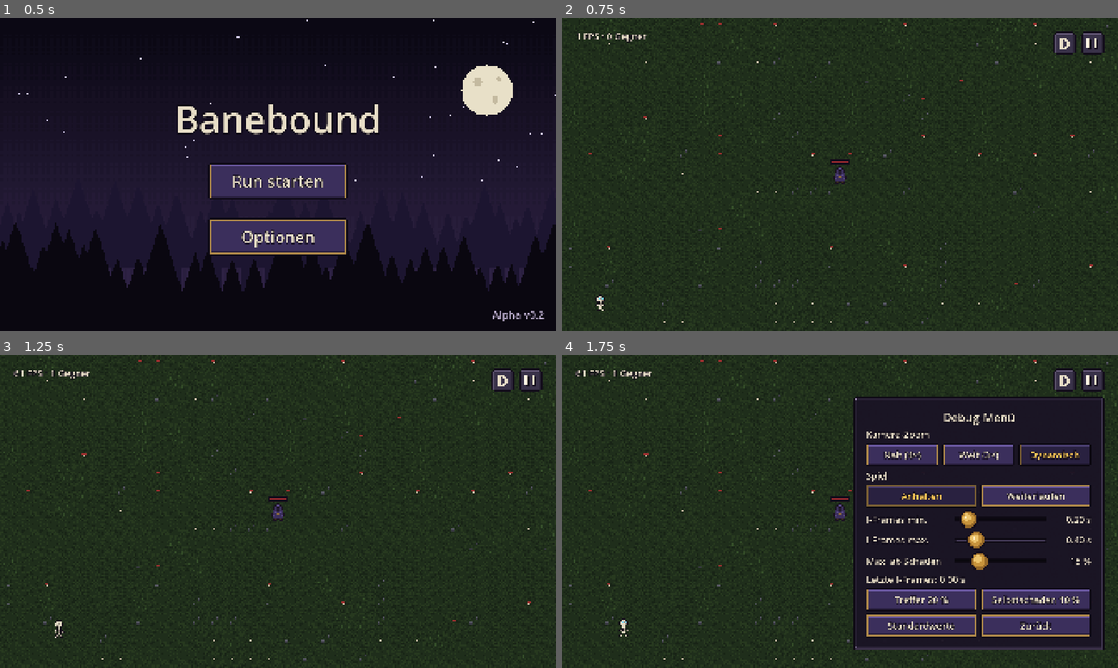
Above: before the commit, frames 1-4 (two rows, left to right).
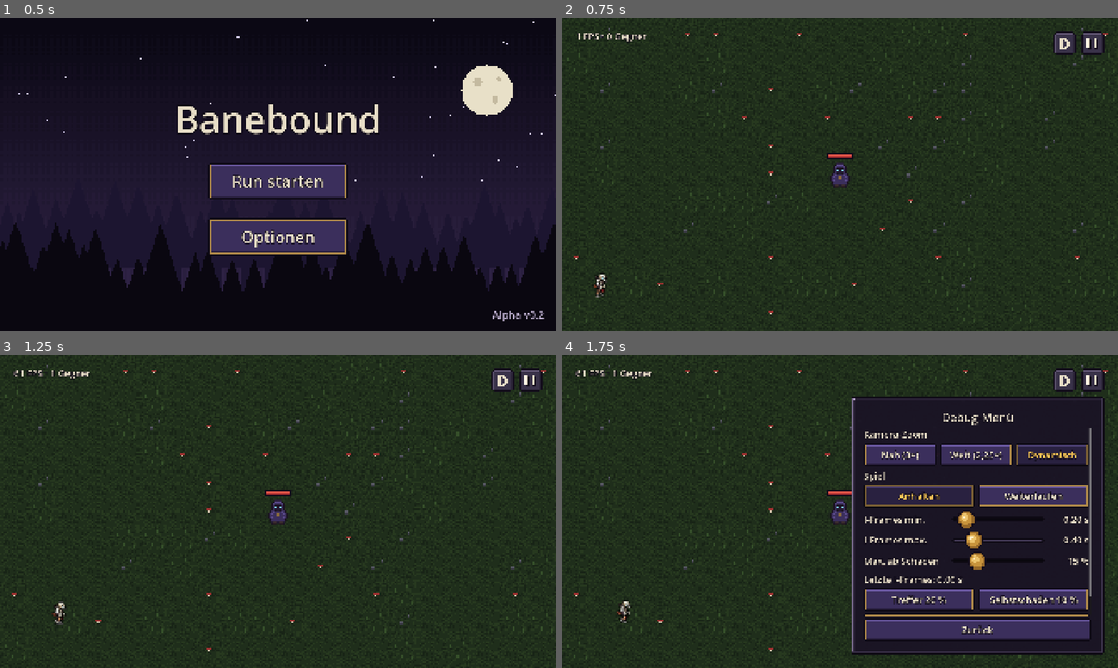
Above: after the commit, the same moments.

Repository: Slydee23/android-bullet-heaven
Game: Godot game, scene res://ui/main_menu.tscn
Same seed, same stepped clock (60 frames per second), same inputs: the game is played once before the commit and once after it.
Inputs (mouse positions are in pixels of both pictures, inside the frame that each line leads up to):
- Up to frame 1 (0.5 s): no input
- Up to frame 2 (0.75 s): click "Run starten" at 0.5 s
- Up to frame 3 (1.25 s): no input
- Up to frame 4 (1.75 s): click (1062, 380) at 1.25 s

Frame 1 is identical in both runs. In frame 2, 1.8% of the frame differs, in the area x 0-100%, y 0-98%; in frame 3, 1.8%; in frame 4, 8.3%.

Commit message:
M3: switch to 32x32 sprites
- 32x32 world sprites (hero/ground placeholders upscaled, Pixellab skeleton), 64x64 props
- Camera zoom 3x (near) to 2.25x (far), distances and speeds scaled by 4/3
- Sharp-pixel shader material for hero and enemies
- Remove temporary 16/32 comparison code from debug menu
- PLAN.md: resolution decision and asset table

Co-Authored-By: Claude Opus 5.5 <noreply@anthropic.com>

Diff:
--- /dev/null
+++ b/assets/shaders/sharp_pixel.gdshader
@@ -0,0 +1,20 @@
+shader_type canvas_item;
+// Scharfe Pixel bei krummen Zoomstufen (z. B. 1,75×): Jeder Bildpixel bleibt eine feste Farbe,
+// nur der Übergang zwischen zwei Bildpixeln wird über genau einen Bildschirmpunkt weich gerechnet.
+// So sind alle Pixel gleich breit, statt abwechselnd 1 und 2 Bildschirmpunkte.
+// Voraussetzung: Der Node, der den Shader nutzt, hat den Texturfilter „Linear“.
+
+varying vec4 modulate;
+
+void vertex() {
+	modulate = COLOR;
+}
+
+void fragment() {
+	vec2 size = vec2(textureSize(TEXTURE, 0));
+	vec2 pixel = UV * size;
+	vec2 seam = floor(pixel + 0.5);
+	vec2 screen_step = max(fwidth(pixel), vec2(0.0001));
+	pixel = seam + clamp((pixel - seam) / screen_step, -0.5, 0.5);
+	COLOR = texture(TEXTURE, pixel / size) * modulate;
+}
--- /dev/null
+++ b/assets/shaders/sharp_pixel_material.tres
@@ -0,0 +1,6 @@
+[gd_resource type="ShaderMaterial" format=3]
+
+[ext_resource type="Shader" path="res://assets/shaders/sharp_pixel.gdshader" id="1_shader"]
+
+[resource]
+shader = ExtResource("1_shader")
--- a/data/enemies/skeleton.tres
+++ b/data/enemies/skeleton.tres
@@ -7,7 +7,9 @@
 script = ExtResource("1_script")
 id = &"skeleton"
 walk_texture = ExtResource("2_walk")
-speed = 40.0
+frame_width = 32
+animation_fps = 5.0
+speed = 53.0
 max_hp = 10.0
 contact_damage = 5.0
-radius = 5.0
+radius = 10.0
--- a/localization/translations.csv
+++ b/localization/translations.csv
@@ -30,8 +30,8 @@
 DEBUG_FPS,%d FPS · %d Gegner
 DEBUG_TITLE,Debug-Menü
 DEBUG_CAMERA_ZOOM,Kamera-Zoom
-DEBUG_ZOOM_NEAR,Nah (4×)
-DEBUG_ZOOM_FAR,Weit (3×)
+DEBUG_ZOOM_NEAR,Nah (3×)
+DEBUG_ZOOM_FAR,"Weit (2,25×)"
 DEBUG_ZOOM_DYNAMIC,Dynamisch
 DEBUG_GAME_STATE,Spiel
 DEBUG_GAME_PAUSED,Anhalten
--- a/scenes/player.tscn
+++ b/scenes/player.tscn
@@ -6,21 +6,25 @@
 [ext_resource type="Texture2D" path="res://assets/ui/bar_frame.png" id="4_bar_frame"]
 [ext_resource type="Texture2D" path="res://assets/ui/bar_fill.png" id="5_bar_fill"]
 [ext_resource type="Resource" path="res://data/combat/player_iframes.tres" id="6_iframes"]
+[ext_resource type="Material" path="res://assets/shaders/sharp_pixel_material.tres" id="7_sharp"]
 
 [node name="Player" type="Node2D"]
 script = ExtResource("1_script")
 base_iframe_rule = ExtResource("6_iframes")
 
 [node name="Sprite2D" type="Sprite2D" parent="."]
-position = Vector2(0, -7)
+texture_filter = 2
+material = ExtResource("7_sharp")
+position = Vector2(0, -15)
 texture = ExtResource("2_idle")
 hframes = 4
 
 [node name="HealthBar" type="TextureProgressBar" parent="."]
-offset_left = -8.0
-offset_top = -20.0
-offset_right = 8.0
-offset_bottom = -16.0
+offset_left = -16.0
+offset_top = -40.0
+offset_right = 0.0
+offset_bottom = -36.0
+scale = Vector2(2, 2)
 mouse_filter = 2
 step = 0.1
 texture_under = ExtResource("4_bar_frame")
@@ -28,8 +32,8 @@
 texture_progress_offset = Vector2(1, 1)
 
 [node name="Camera2D" type="Camera2D" parent="."]
-position = Vector2(0, -7)
-zoom = Vector2(4, 4)
+position = Vector2(0, -15)
+zoom = Vector2(3, 3)
 script = ExtResource("3_camera")
 position_smoothing_enabled = true
 position_smoothing_speed = 8.0
--- a/scenes/run.tscn
+++ b/scenes/run.tscn
@@ -6,6 +6,7 @@
 [ext_resource type="Texture2D" path="res://assets/ui/pause_button.png" id="4_pause"]
 [ext_resource type="Script" path="res://scripts/enemy_manager.gd" id="5_enemies"]
 [ext_resource type="Texture2D" path="res://assets/ui/debug_button.png" id="6_debug"]
+[ext_resource type="Material" path="res://assets/shaders/sharp_pixel_material.tres" id="7_sharp"]
 
 [node name="Run" type="Node2D" unique_id=439059942]
 script = ExtResource("1_script")
@@ -15,6 +16,8 @@
 [node name="Props" type="Node2D" parent="." unique_id=561007299]
 
 [node name="EnemyManager" type="Node2D" parent="."]
+texture_filter = 2
+material = ExtResource("7_sharp")
 script = ExtResource("5_enemies")
 
 [node name="Player" parent="." unique_id=1281301606 instance=ExtResource("2_player")]
--- a/scripts/enemy_data.gd
+++ b/scripts/enemy_data.gd
@@ -5,9 +5,11 @@
 @export var id := &""
 ## Lauf-Animation als horizontaler Streifen (Frame-Anzahl = Bildbreite ÷ frame_width)
 @export var walk_texture: Texture2D
-@export var frame_width := 16
+@export var frame_width := 32
 @export var animation_fps := 6.0
-## Laufgeschwindigkeit in Welt-Pixeln pro Sekunde (Held: 90)
+## Größe eines Bildpixels in Welt-Pixeln (1 = normal, z. B. 2 für einen doppelt so großen Boss)
+@export var draw_scale := 1.0
+## Laufgeschwindigkeit in Welt-Pixeln pro Sekunde (Held: 120)
 @export var speed := 40.0
 @export var max_hp := 10.0
 @export var contact_damage := 5.0
@@ -16,4 +18,4 @@
 ## Zusätzlicher Abstand zum Helden, aus dem angegriffen wird (0 = Nahkampf, also bei Berührung)
 @export var attack_range := 0.0
 ## Körperradius in Welt-Pixeln um die Füße: Abstand zu anderen Gegnern und zum Helden, Trefferfläche
-@export var radius := 5.0
+@export var radius := 10.0
--- a/scripts/enemy_manager.gd
+++ b/scripts/enemy_manager.gd
@@ -16,7 +16,7 @@
 ## Maximal gleichzeitig lebende Gegner (M3: fester Wert, ab M7 aus den Wellen)
 const MAX_ALIVE := 60
 ## So weit außerhalb des sichtbaren Bereichs erscheinen neue Gegner (Welt-Pixel)
-const SPAWN_MARGIN := 24.0
+const SPAWN_MARGIN := 32.0
 const SPAWN_ATTEMPTS := 8
 ## Spielraum, ab dem ein stehender Gegner den Helden noch erreicht (Welt-Pixel)
 const ATTACK_TOLERANCE := 1.0
@@ -190,7 +190,7 @@
 		var frames := maxi(1, int(texture.get_width() / float(data.frame_width)))
 		var frame := int((_time + _anim_offsets[i]) * data.animation_fps) % frames
 		var source := Rect2(Vector2(frame * data.frame_width, 0), frame_size)
-		var flip_scale := Vector2(-1.0 if _flipped[i] else 1.0, 1.0)
+		var flip_scale := Vector2(-1.0 if _flipped[i] else 1.0, 1.0) * data.draw_scale
 		draw_set_transform(_positions[i], 0.0, flip_scale)
 		# Die Position sind die Füße: Das Bild steht unten bündig darauf
 		var frame_rect := Rect2(Vector2(-frame_size.x * 0.5, 1.0 - frame_size.y), frame_size)
--- a/scripts/pixel_ui.gd
+++ b/scripts/pixel_ui.gd
@@ -1,7 +1,7 @@
 ## Hilfsfunktionen für Pixel-Art-UI: vergrößert kleine UI-Texturen pixelgenau
 ## und baut daraus das gemeinsame Theme für alle Menüs.
 
-## UI-Texturen werden wie die Spielwelt 4× vergrößert
+## UI-Texturen werden 4× vergrößert
 const UI_SCALE := 4
 
 const BUTTON_TEXTURE := preload("res://assets/ui/button.png")
--- a/scripts/player.gd
+++ b/scripts/player.gd
@@ -7,7 +7,7 @@
 signal died
 
 ## Breite eines Animationsframes im Spritesheet (Pixel)
-const FRAME_WIDTH := 16
+const FRAME_WIDTH := 32
 const ANIMATION_FPS := 8.0
 ## Wie schnell der Held während der Unverwundbarkeit blinkt (Sekunden pro Phase)
 const BLINK_INTERVAL := 0.08
@@ -21,10 +21,10 @@
 const RUN_TEXTURE := preload("res://assets/sprites/characters/hero_run.png")
 
 ## Laufgeschwindigkeit in Welt-Pixeln pro Sekunde
-@export var speed := 90.0
+@export var speed := 120.0
 @export var max_hp := 100.0
 ## Körperradius in Welt-Pixeln um die Füße: Bis hierhin kommen Gegner heran
-@export var body_radius := 5.0
+@export var body_radius := 10.0
 ## Wie lange der Held nach einem Treffer unverwundbar ist
 @export var base_iframe_rule: IFrameRule
 
--- a/scripts/run.gd
+++ b/scripts/run.gd
@@ -1,10 +1,10 @@
 extends Node2D
 ## Run-Szene: baut die Wald-Arena auf und richtet Spieler und Kamera ein.
 
-const TILE_SIZE := 16
-const PROP_SIZE := 32
-## Arena-Größe in Kacheln (60×40 Kacheln = 960×640 Welt-Pixel)
-const ARENA_TILES := Vector2i(60, 40)
+const TILE_SIZE := 32
+const PROP_SIZE := 64
+## Arena-Größe in Kacheln (40×28 Kacheln = 1280×896 Welt-Pixel)
+const ARENA_TILES := Vector2i(40, 28)
 ## Anteil der Bodenkacheln mit der ersten (häufigsten) Variante
 const MAIN_GROUND_SHARE := 0.7
 
--- a/scripts/run_camera.gd
+++ b/scripts/run_camera.gd
@@ -4,8 +4,9 @@
 ## Innerhalb einer Wave zoomt sie nie wieder herein (sonst „pumpt“ das Bild beim Töten von Gegnern).
 
 ## Kamera-Zoom-Stufen: Nah zeigt weniger, Weit mehr Spielwelt
-const ZOOM_NEAR := 4.0
-const ZOOM_FAR := 3.0
+## (32×32-Figuren: Nah = 96, Weit = 72 Bildschirmpixel hoch)
+const ZOOM_NEAR := 3.0
+const ZOOM_FAR := 2.25
 ## Wie schnell sich der Zoom dem Ziel nähert (klein = langsam und weich)
 const ZOOM_SPEED := 0.4
 
--- a/scripts/settings.gd
+++ b/scripts/settings.gd
@@ -18,7 +18,7 @@
 const MAX_IFRAME_SHARE := 0.5
 ## Kein Testwert gesetzt: Es gilt data/combat/player_iframes.tres
 const IFRAME_NOT_SET := -1.0
-## Kamera-Zoom zum Vergleichen (Debug-Menü): Nah 4×, Weit 3×, Dynamisch nach Gegnerdruck (siehe RunCamera)
+## Kamera-Zoom zum Vergleichen (Debug-Menü): Nah 3×, Weit 2,25×, Dynamisch nach Gegnerdruck (siehe RunCamera)
 enum CameraZoomMode { NEAR, FAR, DYNAMIC }
 
 var joystick_mode := JoystickMode.FLOATING
--- a/ui/debug_menu.tscn
+++ b/ui/debug_menu.tscn
@@ -19,14 +19,16 @@
 
 [node name="Panel" type="PanelContainer" parent="." groups=["joystick_blocker"]]
 layout_mode = 1
-anchors_preset = 1
+anchors_preset = 11
 anchor_left = 1.0
 anchor_right = 1.0
+anchor_bottom = 1.0
 offset_left = -48.0
 offset_top = 144.0
 offset_right = -48.0
-offset_bottom = 144.0
+offset_bottom = -48.0
 grow_horizontal = 0
+grow_vertical = 2
 
 [node name="Content" type="VBoxContainer" parent="Panel"]
 layout_mode = 2
@@ -38,15 +40,25 @@
 text = "DEBUG_TITLE"
 horizontal_alignment = 1
 
-[node name="ZoomLabel" type="Label" parent="Panel/Content"]
+[node name="Scroll" type="ScrollContainer" parent="Panel/Content"]
+layout_mode = 2
+size_flags_vertical = 3
+horizontal_scroll_mode = 0
+
+[node name="Rows" type="VBoxContainer" parent="Panel/Content/Scroll"]
+layout_mode = 2
+size_flags_horizontal = 3
+theme_override_constants/separation = 8
+
+[node name="ZoomLabel" type="Label" parent="Panel/Content/Scroll/Rows"]
 layout_mode = 2
 text = "DEBUG_CAMERA_ZOOM"
 
-[node name="ZoomButtons" type="HBoxContainer" parent="Panel/Content"]
+[node name="ZoomButtons" type="HBoxContainer" parent="Panel/Content/Scroll/Rows"]
 layout_mode = 2
 theme_override_constants/separation = 12
 
-[node name="ZoomNearButton" type="Button" parent="Panel/Content/ZoomButtons"]
+[node name="ZoomNearButton" type="Button" parent="Panel/Content/Scroll/Rows/ZoomButtons"]
 unique_name_in_owner = true
 layout_mode = 2
 size_flags_horizontal = 3
@@ -54,7 +66,7 @@
 button_group = SubResource("ButtonGroup_zoom")
 text = "DEBUG_ZOOM_NEAR"
 
-[node name="ZoomFarButton" type="Button" parent="Panel/Content/ZoomButtons"]
+[node name="ZoomFarButton" type="Button" parent="Panel/Content/Scroll/Rows/ZoomButtons"]
 unique_name_in_owner = true
 layout_mode = 2
 size_flags_horizontal = 3
@@ -62,7 +74,7 @@
 button_group = SubResource("ButtonGroup_zoom")
 text = "DEBUG_ZOOM_FAR"
 
-[node name="ZoomDynamicButton" type="Button" parent="Panel/Content/ZoomButtons"]
+[node name="ZoomDynamicButton" type="Button" parent="Panel/Content/Scroll/Rows/ZoomButtons"]
 unique_name_in_owner = true
 layout_mode = 2
 size_flags_horizontal = 3
@@ -70,15 +82,15 @@
 button_group = SubResource("ButtonGroup_zoom")
 text = "DEBUG_ZOOM_DYNAMIC"
 
-[node name="GameLabel" type="Label" parent="Panel/Content"]
+[node name="GameLabel" type="Label" parent="Panel/Content/Scroll/Rows"]
 layout_mode = 2
 text = "DEBUG_GAME_STATE"
 
-[node name="GameButtons" type="HBoxContainer" parent="Panel/Content"]
+[node name="GameButtons" type="HBoxContainer" parent="Panel/Content/Scroll/Rows"]
 layout_mode = 2
 theme_override_constants/separation = 12
 
-[node name="GamePausedButton" type="Button" parent="Panel/Content/GameButtons"]
+[node name="GamePausedButton" type="Button" parent="Panel/Content/Scroll/Rows/GameButtons"]
 unique_name_in_owner = true
 layout_mode = 2
 size_flags_horizontal = 3
@@ -86,7 +98,7 @@
 button_group = SubResource("ButtonGroup_game")
 text = "DEBUG_GAME_PAUSED"
 
-[node name="GameRunningButton" type="Button" parent="Panel/Content/GameButtons"]
+[node name="GameRunningButton" type="Button" parent="Panel/Content/Scroll/Rows/GameButtons"]
 unique_name_in_owner = true
 layout_mode = 2
 size_flags_horizontal = 3
@@ -94,104 +106,98 @@
 button_group = SubResource("ButtonGroup_game")
 text = "DEBUG_GAME_RUNNING"
 
-[node name="IFrameMinRow" type="HBoxContainer" parent="Panel/Content"]
+[node name="IFrameMinRow" type="HBoxContainer" parent="Panel/Content/Scroll/Rows"]
 layout_mode = 2
 theme_override_constants/separation = 24
 
-[node name="Label" type="Label" parent="Panel/Content/IFrameMinRow"]
+[node name="Label" type="Label" parent="Panel/Content/Scroll/Rows/IFrameMinRow"]
 custom_minimum_size = Vector2(280, 0)
 layout_mode = 2
 text = "DEBUG_IFRAME_MIN"
 
-[node name="IFrameMinSlider" type="HSlider" parent="Panel/Content/IFrameMinRow"]
+[node name="IFrameMinSlider" type="HSlider" parent="Panel/Content/Scroll/Rows/IFrameMinRow"]
 unique_name_in_owner = true
 custom_minimum_size = Vector2(320, 64)
 layout_mode = 2
 size_flags_horizontal = 3
 size_flags_vertical = 4
 
-[node name="IFrameMinValue" type="Label" parent="Panel/Content/IFrameMinRow"]
+[node name="IFrameMinValue" type="Label" parent="Panel/Content/Scroll/Rows/IFrameMinRow"]
 unique_name_in_owner = true
 custom_minimum_size = Vector2(130, 0)
 layout_mode = 2
 horizontal_alignment = 2
 
-[node name="IFrameMaxRow" type="HBoxContainer" parent="Panel/Content"]
+[node name="IFrameMaxRow" type="HBoxContainer" parent="Panel/Content/Scroll/Rows"]
 layout_mode = 2
 theme_override_constants/separation = 24
 
-[node name="Label" type="Label" parent="Panel/Content/IFrameMaxRow"]
+[node name="Label" type="Label" parent="Panel/Content/Scroll/Rows/IFrameMaxRow"]
 custom_minimum_size = Vector2(280, 0)
 layout_mode = 2
 text = "DEBUG_IFRAME_MAX"
 
-[node name="IFrameMaxSlider" type="HSlider" parent="Panel/Content/IFrameMaxRow"]
+[node name="IFrameMaxSlider" type="HSlider" parent="Panel/Content/Scroll/Rows/IFrameMaxRow"]
 unique_name_in_owner = true
 custom_minimum_size = Vector2(320, 64)
 layout_mode = 2
 size_flags_horizontal = 3
 size_flags_vertical = 4
 
-[node name="IFrameMaxValue" type="Label" parent="Panel/Content/IFrameMaxRow"]
+[node name="IFrameMaxValue" type="Label" parent="Panel/Content/Scroll/Rows/IFrameMaxRow"]
 unique_name_in_owner = true
 custom_minimum_size = Vector2(130, 0)
 layout_mode = 2
 horizontal_alignment = 2
 
-[node name="IFrameShareRow" type="HBoxContainer" parent="Panel/Content"]
+[node name="IFrameShareRow" type="HBoxContainer" parent="Panel/Content/Scroll/Rows"]
 layout_mode = 2
 theme_override_constants/separation = 24
 
-[node name="Label" type="Label" parent="Panel/Content/IFrameShareRow"]
+[node name="Label" type="Label" parent="Panel/Content/Scroll/Rows/IFrameShareRow"]
 custom_minimum_size = Vector2(280, 0)
 layout_mode = 2
 text = "DEBUG_IFRAME_SHARE"
 
-[node name="IFrameShareSlider" type="HSlider" parent="Panel/Content/IFrameShareRow"]
+[node name="IFrameShareSlider" type="HSlider" parent="Panel/Content/Scroll/Rows/IFrameShareRow"]
 unique_name_in_owner = true
 custom_minimum_size = Vector2(320, 64)
 layout_mode = 2
 size_flags_horizontal = 3
 size_flags_vertical = 4
 
-[node name="IFrameShareValue" type="Label" parent="Panel/Content/IFrameShareRow"]
+[node name="IFrameShareValue" type="Label" parent="Panel/Content/Scroll/Rows/IFrameShareRow"]
 unique_name_in_owner = true
 custom_minimum_size = Vector2(130, 0)
 layout_mode = 2
 horizontal_alignment = 2
 
-[node name="IFrameLastLabel" type="Label" parent="Panel/Content"]
-unique_name_in_owner = true
-layout_mode = 2
-
-[node name="TestButtons" type="HBoxContainer" parent="Panel/Content"]
+[node name="IFrameLastLabel" type="Label" parent="Panel/Content/Scroll/Rows"]
+unique_name_in_owner = true
+layout_mode = 2
+
+[node name="TestButtons" type="HBoxContainer" parent="Panel/Content/Scroll/Rows"]
 layout_mode = 2
 theme_override_constants/separation = 12
 
-[node name="TestHitButton" type="Button" parent="Panel/Content/TestButtons"]
+[node name="TestHitButton" type="Button" parent="Panel/Content/Scroll/Rows/TestButtons"]
 unique_name_in_owner = true
 layout_mode = 2
 size_flags_horizontal = 3
 text = "DEBUG_TEST_HIT"
 
-[node name="TestSelfDamageButton" type="Button" parent="Panel/Content/TestButtons"]
+[node name="TestSelfDamageButton" type="Button" parent="Panel/Content/Scroll/Rows/TestButtons"]
 unique_name_in_owner = true
 layout_mode = 2
 size_flags_horizontal = 3
 text = "DEBUG_TEST_SELF_DAMAGE"
 
-[node name="BottomButtons" type="HBoxContainer" parent="Panel/Content"]
-layout_mode = 2
-theme_override_constants/separation = 12
-
-[node name="IFrameResetButton" type="Button" parent="Panel/Content/BottomButtons"]
-unique_name_in_owner = true
-layout_mode = 2
-size_flags_horizontal = 3
+[node name="IFrameResetButton" type="Button" parent="Panel/Content/Scroll/Rows"]
+unique_name_in_owner = true
+layout_mode = 2
 text = "DEBUG_IFRAME_RESET"
 
-[node name="BackButton" type="Button" parent="Panel/Content/BottomButtons"]
-unique_name_in_owner = true
-layout_mode = 2
-size_flags_horizontal = 3
+[node name="BackButton" type="Button" parent="Panel/Content"]
+unique_name_in_owner = true
+layout_mode = 2
 text = "BUTTON_BACK"
Not shown, added: assets/shaders/sharp_pixel.gdshader.uid
Binary file changed: assets/sprites/characters/hero_idle.png
Binary file changed: assets/sprites/characters/hero_run.png
Binary file changed: assets/sprites/enemies/skeleton_walk.png
Binary file changed: assets/tiles/forest_ground.png
Binary file changed: assets/tiles/forest_props.png
Binary file changed: localization/translations.de.translation
Not shown, changed: PLAN.md
